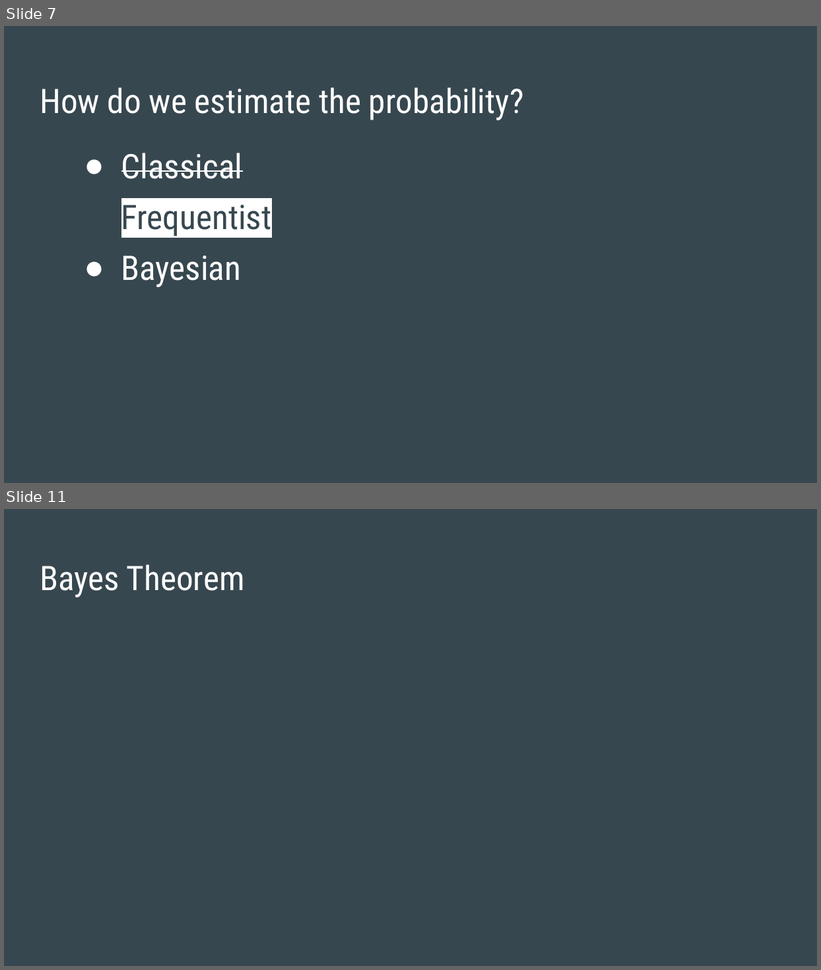
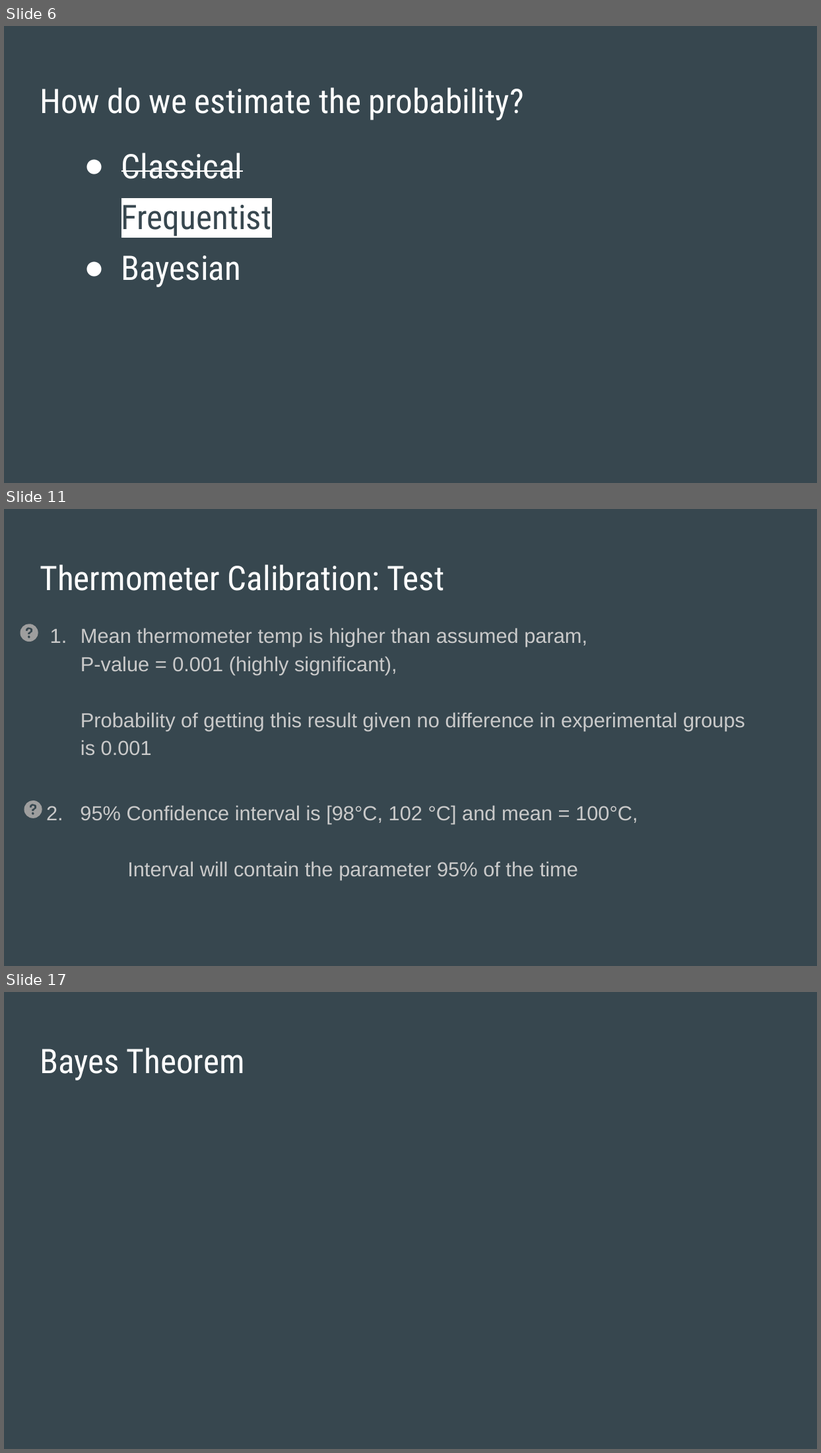
Before and after one commit to SThornewillvE/Hamburg_DS_Meetup_Bayesian-Stats_Intro, a slide deck: slides/intro_to_bayes_slides.pptx. Shown one above the other, each under a label of ours: slides 7 and 11 before the commit, slides 6, 11 and 17 after it; the slides between them are not shown. The pictures are 821x970 and 821x1453 pixels, drawn with LibreOffice and Linux fonts; fonts in the diff are those of the drawing. Boxes give left, top, right and bottom in pixels: in the first picture for what was removed or moved away, otherwise in the second. Text is boxed around its words. In the diff, an @@ line names an element or a change of style, - is before the commit and + after.

```diff
--- a/slides/intro_to_bayes_slides.pptx
+++ b/slides/intro_to_bayes_slides.pptx
@@ slide 11 added at [4, 509, 817, 966], background #37474F @@
@@ title added at [40, 564, 445, 591], 30 pt, text #FFFFFF @@
+Thermometer Calibration: Test
@@ freeform shape added at [20, 624, 38, 642], fill #9E9E9E @@
@@ text added at [81, 628, 745, 756], 18 pt, text #CACACA @@
+1. Mean thermometer temp is higher than assumed param,
+   P-value = 0.001 (highly significant),
+   Probability of getting this result given no difference in experimental groups
+   is 0.001
@@ freeform shape added at [24, 801, 42, 819], fill #9E9E9E @@
@@ text added at [46, 805, 638, 880], 18 pt, text #CACACA @@
+2. 95% Confidence interval is [98°C, 102 °C] and mean = 100°C,
+Interval will contain the parameter 95% of the time
@@ what was slide 7 is now slide 6 @@
@@ what was slide 11 is now slide 17 @@
```
Also in this commit, not shown: 2 slides changed, 7 other slides added, 2 slides removed, 1 other file.
